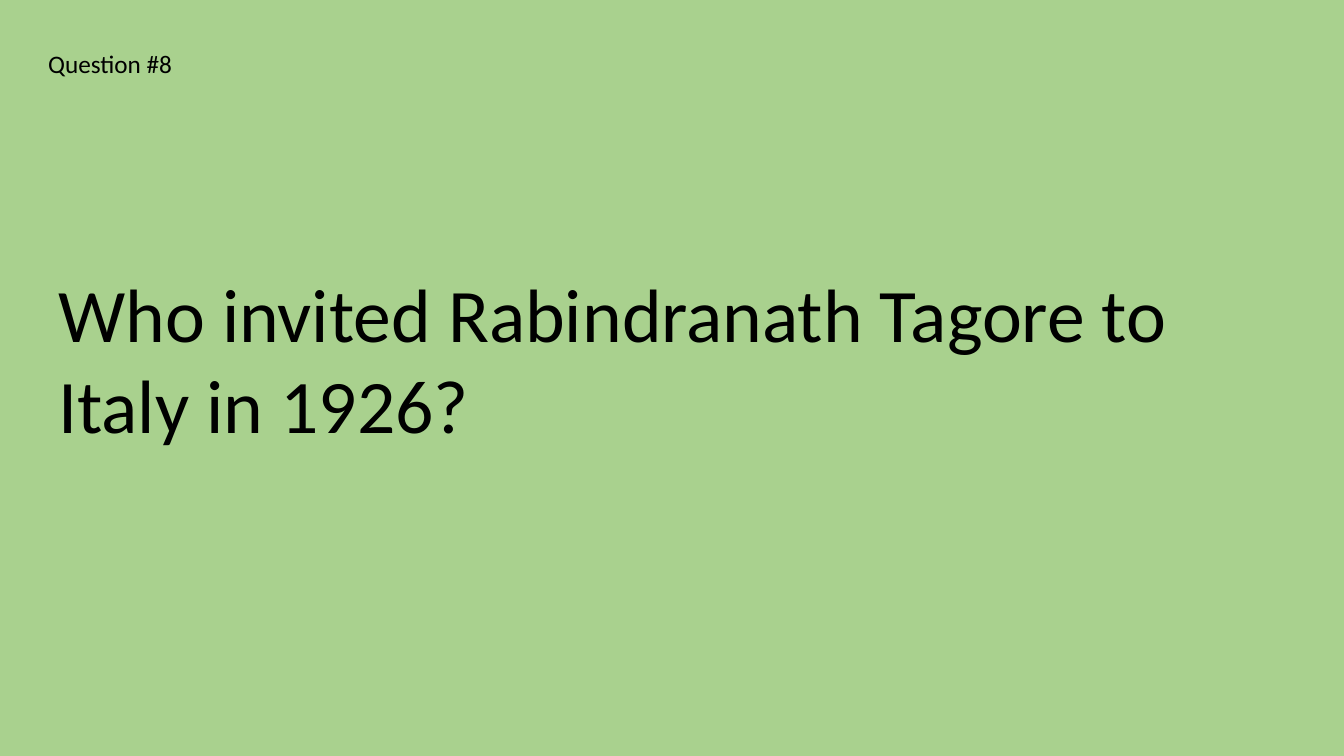
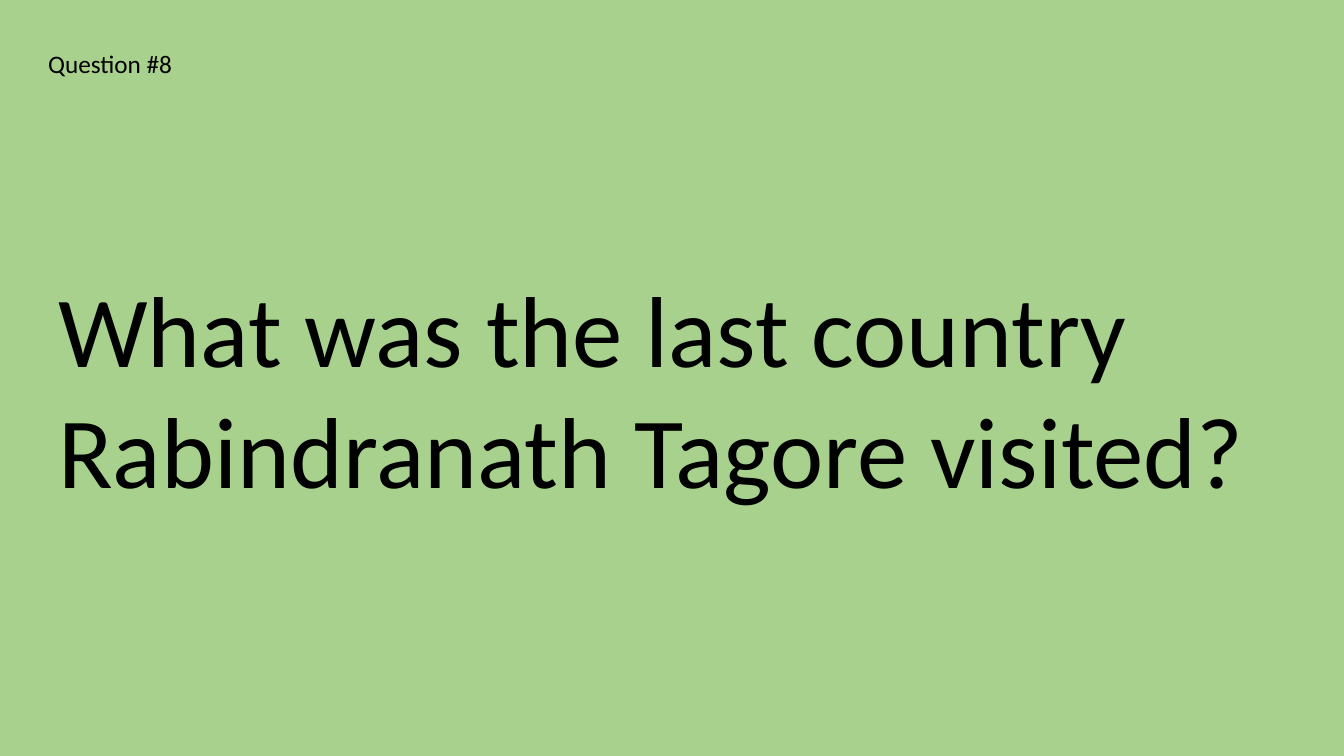
Before and after one commit to abartoha/quiz, a slide deck: slide 16 of MegaQuiz/MegaQuizFinal.pptx. Drawn at 1344x756 pixels with LibreOffice and Linux fonts; fonts in the diff are those of the drawing. Boxes give left, top, right and bottom in pixels: in the first picture for what was removed or moved away, otherwise in the second. Text is boxed around its words. In the diff, an @@ line names an element or a change of style, - is before the commit and + after.

```diff
--- a/MegaQuiz/MegaQuizFinal.pptx
+++ b/MegaQuiz/MegaQuizFinal.pptx
@@ text at (x1=58, y1=297, x2=1243, y2=506): text changed; size 54 to 72 pt @@
-Who invited Rabindranath Tagore to Italy in 1926?
+What was the last country Rabindranath Tagore visited?
```
Also in this commit, not shown: 5 other slides changed, 4 slides added, 2 slides removed.
